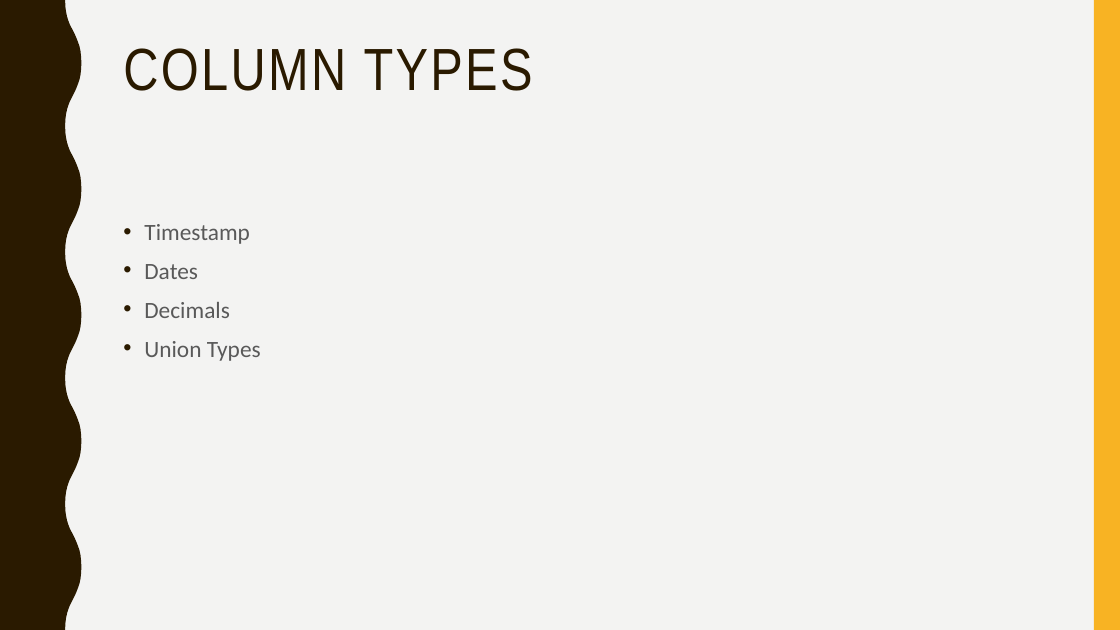
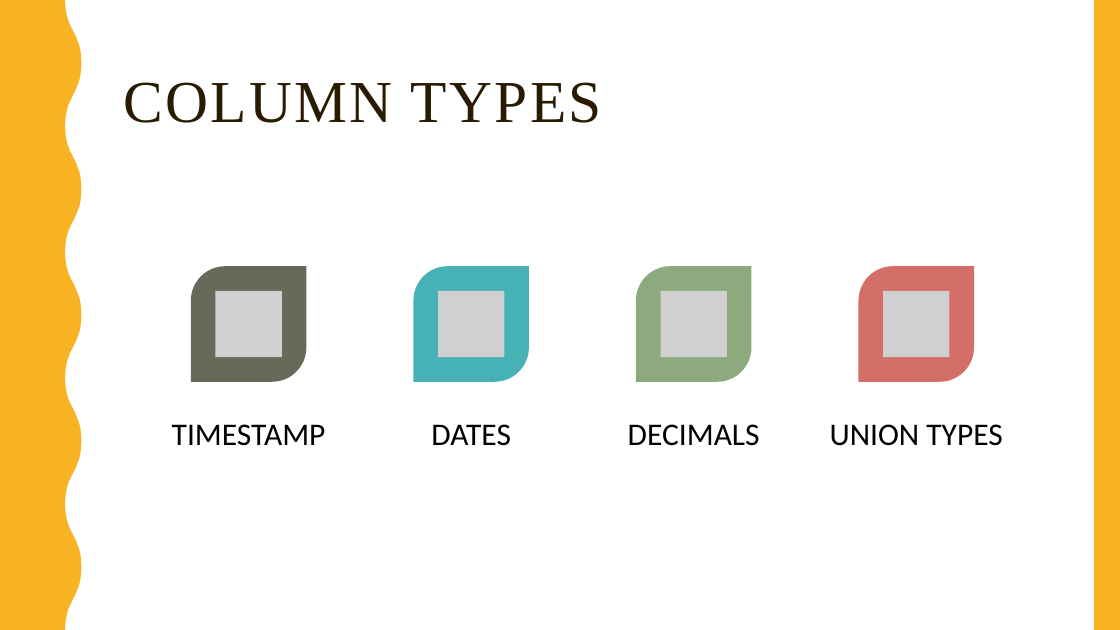
Before and after one commit to badisasairam/Hive, a slide deck: slide 22 of docs/HIVE.pptx. Drawn at 1120x630 pixels with LibreOffice and Linux fonts; fonts in the diff are those of the drawing; grey boxes stand for pictures. Boxes give left, top, right and bottom in pixels: in the first picture for what was removed or moved away, otherwise in the second. Text is boxed around its words. In the diff, an @@ line names an element or a change of style, - is before the commit and + after.

```diff
--- a/docs/HIVE.pptx
+++ b/docs/HIVE.pptx
@@ background #F3F3F2 to #FFFFFF @@
@@ rectangle added at (x1=0, y1=0, x2=1120, y2=630), fill #FFFFFF @@
@@ freeform shape added at (x1=0, y1=0, x2=82, y2=630), fill #F8B323 @@
@@ title "COLUMN TYPES" at (x1=123, y1=82, x2=602, y2=123): font Arial Narrow to Times New Roman; vertical alignment top to middle @@
@@ text removed at (x1=144, y1=224, x2=261, y2=361) @@
-• Timestamp
-• Dates
-• Decimals
-• Union Types
@@ group added at (x1=172, y1=266, x2=1002, y2=446): 4 round diag rects, 4 pictures, 4 texts @@
+TIMESTAMP
+DATES
+DECIMALS
+UNION TYPES
```
Also in this commit, not shown: 34 other slides changed, 1 slide added.
